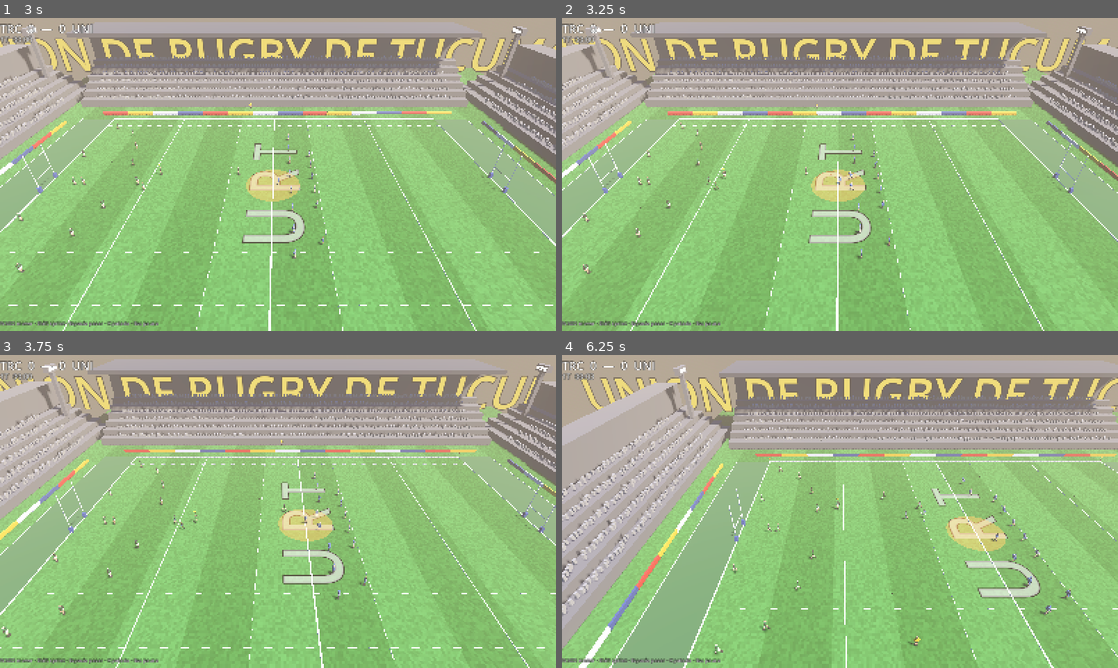
Above: before the commit, frames 1-4 (two rows, left to right).
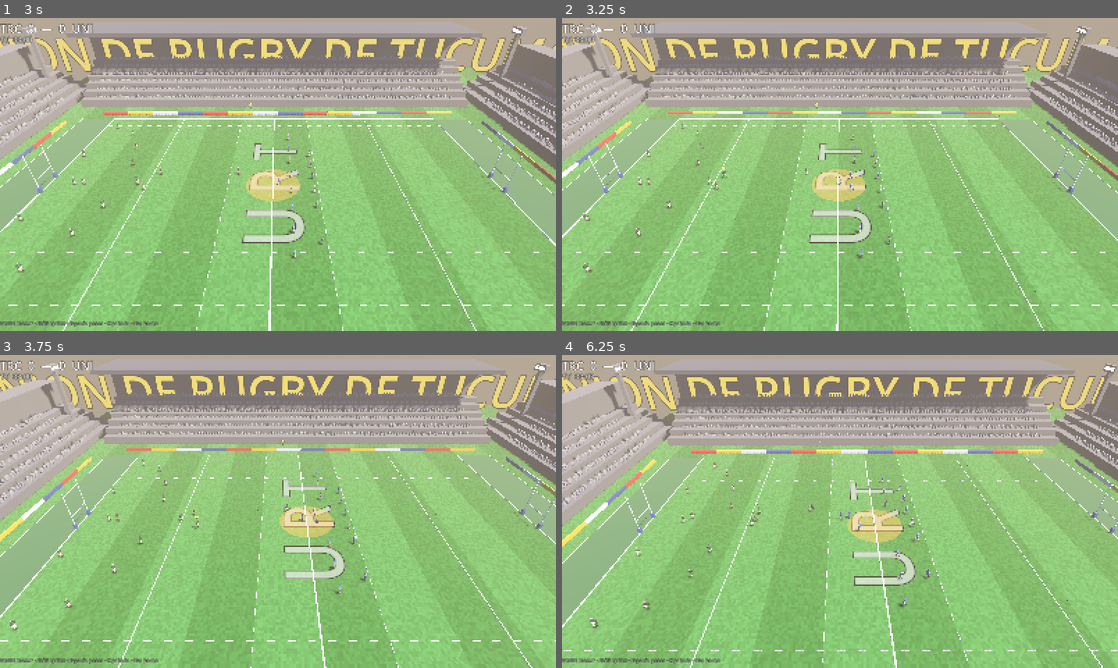
Above: after the commit, the same moments.

Repository: ezealiprandi/rugby-3d
Game: Godot game, scene res://scenes/main.tscn
Same seed, same stepped clock (60 frames per second), same inputs: the game is played once before the commit and once after it.
Inputs (mouse positions are in pixels of both pictures, inside the frame that each line leads up to):
- Up to frame 1 (3 s): tap O at 0.5 s; move the mouse to (400, 158) at 0.52 s; hold D (move_right) 0.53-1.25 s; tap Space (pass) at 0.6 s; click "Tucumán Rugby Club (Yerba Bue…" at 1.25 s; click "Universitario Rugby Club (S.M…" at 2 s; move the mouse to (166, 190) at 2.77 s; hold S (move_down) from 2.78 s (still down); tap Enter (confirm) at 2.85 s
- Up to frame 2 (3.25 s): keep holding S (move_down); tap Space (pass) at 3.05 s
- Up to frame 3 (3.75 s): move the mouse to (333, 442) at 3.52 s; release S (move_down) at 3.53 s; hold D (move_right) from 3.53 s (still down); tap G (dropgoal) at 3.6 s
- Up to frame 4 (6.25 s): tap Space (pass) at 3.8, 4.55, 5.3, 5.85 s; move the mouse to (812, 574) at 4.27 s; release D (move_right) at 4.28 s; hold W (move_up) 4.28-5.03 s; tap J (fend) at 4.35 s; move the mouse to (1006, 558) at 5.02 s; hold A (move_left) from 5.03 s (still down); tap K (kick) at 5.1 s; tap R (restart) at 5.65 s; move the mouse to (673, 464) at 5.77 s

Frame 1 is identical in both runs. In frame 2, 2.6% of the frame differs, in the area x 0-100%, y 3-100%; in frame 3, 12%; in frame 4, 36%, in the area x 0-100%, y 1-100%.

Commit message:
Replay de tries, maul, lluvia, stats post-partido y penal con 10m
- Buffer de posiciones reproduce los últimos 2.5s del try en cámara broadcast
- Maul tras lineout: los forwards empujan, puede llegar al try o colapsar a scrum
- Lluvia aleatoria (30%): partículas, cielo oscuro, pelota más resbaladiza
- Posesión/tries/placajes en el mensaje final del partido
- Defensores retroceden 10m en los penales

Generated with [Devin](https://devin.ai)

Co-Authored-By: Devin <158243242+devin-ai-integration[bot]@users.noreply.github.com>

Diff:
--- a/scripts/field.gd
+++ b/scripts/field.gd
@@ -7,6 +7,10 @@
 const TRY := 50.0
 const DEAD := 60.0
 const WHITE := Color(0.95, 0.95, 0.92)
+
+var env_node: WorldEnvironment
+var sun_node: DirectionalLight3D
+var rain: GPUParticles3D
 
 static func build(parent: Node3D) -> RugbyField:
 	var f := RugbyField.new()
@@ -59,6 +63,7 @@
 	env.fog_light_color = Color(0.75, 0.68, 0.6)
 	env.fog_light_energy = 0.5
 	we.environment = env
+	env_node = we
 	add_child(we)
 
 	var sun := DirectionalLight3D.new()
@@ -68,7 +73,53 @@
 	sun.directional_shadow_max_distance = 190.0
 	sun.light_energy = 1.1
 	sun.light_color = Color(1.0, 0.92, 0.8)             # luz cálida de atardecer
+	sun_node = sun
 	add_child(sun)
+
+
+# clima: lluvia oscurece el cielo, baja el sol y agrega partículas
+func set_weather(is_rain: bool) -> void:
+	if env_node != null:
+		env_node.environment.fog_density = 0.009 if is_rain else 0.0035
+		var psm := env_node.environment.sky.sky_material as ProceduralSkyMaterial
+		if psm != null:
+			psm.sky_top_color = Color(0.28, 0.3, 0.34) if is_rain \
+				else Color(0.16, 0.3, 0.62)
+			psm.sky_horizon_color = Color(0.45, 0.47, 0.5) if is_rain \
+				else Color(0.75, 0.62, 0.5)
+	if sun_node != null:
+		sun_node.light_energy = 0.55 if is_rain else 1.1
+	if is_rain:
+		if rain == null:
+			_make_rain()
+		rain.emitting = true
+	elif rain != null:
+		rain.emitting = false
+
+
+func _make_rain() -> void:
+	rain = GPUParticles3D.new()
+	rain.amount = 2500
+	rain.lifetime = 1.1
+	rain.visibility_aabb = AABB(Vector3(-60, -5, -70), Vector3(120, 40, 140))
+	var pm := ParticleProcessMaterial.new()
+	pm.emission_shape = ParticleProcessMaterial.EMISSION_SHAPE_BOX
+	pm.emission_box_extents = Vector3(58.0, 1.0, 68.0)
+	pm.direction = Vector3(0.12, -1.0, 0.0)
+	pm.initial_velocity_min = 22.0
+	pm.initial_velocity_max = 26.0
+	pm.gravity = Vector3.ZERO
+	rain.process_material = pm
+	rain.position = Vector3(0.0, 24.0, 0.0)
+	var quad := QuadMesh.new()
+	quad.size = Vector2(0.04, 0.7)
+	var rain_mat := StandardMaterial3D.new()
+	rain_mat.albedo_color = Color(0.7, 0.78, 0.85, 0.45)
+	rain_mat.transparency = BaseMaterial3D.TRANSPARENCY_ALPHA
+	rain_mat.billboard_mode = BaseMaterial3D.BILLBOARD_PARTICLES
+	quad.material = rain_mat
+	rain.draw_pass_1 = quad
+	add_child(rain)
 
 
 func _build_ground() -> void:
--- a/scripts/main.gd
+++ b/scripts/main.gd
@@ -11,7 +11,7 @@
 const PICKUP_RANGE := 1.4
 
 enum Phase { MENU, KICKOFF, PLAY, BREAKDOWN, SCRUM, LINEOUT, CONVERSION,
-	DROPOUT, PENALTY, SCORE, BETWEEN, END }
+	DROPOUT, PENALTY, SCORE, BETWEEN, END, REPLAY, MAUL }
 
 var players: Array[RugbyPlayer] = []
 var ball: RugbyBall
@@ -20,6 +20,7 @@
 var ui: RugbyUI
 var menu: RugbyMenu
 var referee: RugbyReferee
+var field: RugbyField
 
 # modos de juego: "friendly" | "tournament" | "practice"
 var mode := "friendly"
@@ -72,6 +73,22 @@
 var pen_count := [0, 0]
 var celebrating: RugbyPlayer = null
 
+# replay broadcast del try
+const REPLAY_LEN := 150                # frames grabados (~2.5s)
+var replay_buf: Array = []
+var replay_i := 0
+
+# maul
+var maul_team := -1
+var maul_dir := 1.0
+var pending_maul_team := -1   # se arma cuando el catcher agarra el lineout
+
+# clima y estadísticas
+var weather := "clear"
+var poss_t := [0.0, 0.0]
+var tries_n := [0, 0]
+var tackles_n := [0, 0]
+
 # audio
 var sfx_whistle: AudioStreamPlayer
 var sfx_crowd: AudioStreamPlayer
@@ -82,7 +99,7 @@
 	process_mode = Node.PROCESS_MODE_ALWAYS
 	rng.randomize()
 	_register_input()
-	RugbyField.build(self)
+	field = RugbyField.build(self)
 	_spawn_ball()
 	ball.global_position = Vector3(0.0, 0.6, 0.0)
 	cam = RugbyCam.new()
@@ -209,6 +226,15 @@
 	pen_count = [0, 0]
 	drop_goal_team = -1
 	celebrating = null
+	poss_t = [0.0, 0.0]
+	tries_n = [0, 0]
+	tackles_n = [0, 0]
+	pending_maul_team = -1
+	maul_team = -1
+	replay_buf.clear()
+	weather = "rain" if rng.randf() < 0.3 else "clear"
+	if field != null:
+		field.set_weather(weather == "rain")
 	first_kicker = 1   # el equipo del jugador recibe el saque inicial
 	if sfx_crowd.stream != null and not sfx_crowd.playing:
 		sfx_crowd.play()
@@ -229,6 +255,8 @@
 	away_idx = away
 	_spawn_players()
 	reset_for_kickoff(first_kicker)
+	if weather == "rain":
+		ui.show_message("🌧 Lluvia en Tucumán — la pelota resbala", 3.0)
 	if mode == "tournament":
 		ui.show_message("TORNEO URT · Fecha %d/%d · %s vs %s" %
 			[tour_pos + 1, tour_fixture.size(), _club_name(0), _club_name(1)], 3.0)
@@ -338,9 +366,23 @@
 				_do_kickoff()
 		Phase.PLAY:
 			clock += delta
+			_record_frame()
+			var poss_team: int = ball.carrier.team if ball.carrier != null \
+				else ball.last_touch_team
+			if poss_team >= 0:
+				poss_t[poss_team] += delta
+			if pending_maul_team >= 0 and ball.carrier != null:
+				if ball.carrier.team == pending_maul_team:
+					_start_maul(pending_maul_team)
+				pending_maul_team = -1
 			_check_clock()
 			_check_boundaries()
+		Phase.REPLAY:
+			_replay_step()
+		Phase.MAUL:
+			_update_maul(delta)
 		Phase.BREAKDOWN:
+			_record_frame()
 			phase_t -= delta
 			if phase_t <= 0.0:
 				_resolve_breakdown()
@@ -398,18 +440,25 @@
 	else:
 		phase = Phase.END
 		_whistle()
+		var total: float = poss_t[0] + poss_t[1]
+		var poss_pct := ""
+		if total > 1.0:
+			poss_pct = " · Posesión %d%%-%d%%" % [
+				int(poss_t[0] / total * 100), int(poss_t[1] / total * 100)]
+		var stats := "%s · Tries %d-%d · Placajes %d-%d" % [
+			poss_pct, tries_n[0], tries_n[1], tackles_n[0], tackles_n[1]]
 		if mode == "tournament":
 			if score[0] > score[1]:
 				tour_wins += 1
 			else:
 				tour_losses += 1
 			ui.show_message(
-				"FINAL · %s %d — %d %s · Torneo %dG-%dP · R fecha siguiente · M menú"
+				"FINAL · %s %d — %d %s · Torneo %dG-%dP%s · R fecha siguiente · M menú"
 				% [_club_name(0), score[0], score[1], _club_name(1),
-				tour_wins, tour_losses], 999.0)
+				tour_wins, tour_losses, stats], 999.0)
 		else:
-			ui.show_message("FINAL · %s %d — %d %s · R revancha · M menú" %
-				[_club_name(0), score[0], score[1], _club_name(1)], 999.0)
+			ui.show_message("FINAL · %s %d — %d %s%s · R revancha · M menú" %
+				[_club_name(0), score[0], score[1], _club_name(1), stats], 999.0)
 
 
 func _check_boundaries() -> void:
@@ -458,14 +507,45 @@
 			_event_dropout(def_team, "¡Pelota muerta! Drop-out de 22 para %s" % _club_name(def_team))
 
 
+func _record_frame() -> void:
+	var f := []
+	for p in players:
+		f.append(p.global_position)
+	for p in players:
+		f.append(p.visual.rotation.y if p.visual != null else 0.0)
+	f.append(ball.global_position)
+	replay_buf.append(f)
+	if replay_buf.size() > REPLAY_LEN:
+		replay_buf.pop_front()
+
+
+func _replay_step() -> void:
+	if replay_i >= replay_buf.size() - 1:
+		phase = Phase.SCORE
+		phase_t = 2.0
+		return
+	var f: Array = replay_buf[replay_i]
+	replay_i += 1
+	for i in players.size():
+		players[i].global_position = f[i]
+		if players[i].visual != null:
+			players[i].visual.rotation.y = f[players.size() + i]
+	ball.global_position = f[players.size() * 2]
+
+
 func _on_try(team: int) -> void:
 	score[team] += 5
+	tries_n[team] += 1
 	last_scoring_team = team
 	conv_spot_x = ball.carrier.global_position.x
-	phase = Phase.SCORE
-	phase_t = 2.0
 	var scorer := ball.carrier
 	celebrating = scorer
+	if replay_buf.size() > 30:
+		phase = Phase.REPLAY
+		replay_i = 0
+	else:
+		phase = Phase.SCORE
+		phase_t = 2.0
 	ball.release()
 	if scorer != null:
 		ball.global_position = scorer.global_position + Vector3(0, 0.3, 0)
@@ -475,7 +555,10 @@
 	_whistle()
 	if sfx_cheer.stream != null:
 		sfx_cheer.play()
-	ui.show_message("¡¡¡TRY de %s!!! +5" % _club_name(team), 2.2)
+	if phase == Phase.REPLAY:
+		ui.show_message("¡¡¡TRY de %s!!! +5 · REPLAY" % _club_name(team), 2.6)
+	else:
+		ui.show_message("¡¡¡TRY de %s!!! +5" % _club_name(team), 2.2)
 
 
 # ─── Patada a los palos estilo Rugby 25 (conversión +2 · penal +3) ──────────
@@ -626,6 +709,7 @@
 func on_tackle(tackler: RugbyPlayer, carrier: RugbyPlayer) -> void:
 	if phase != Phase.PLAY or carrier.tackled > 0.0:
 		return
+	tackles_n[tackler.team] += 1
 	tackler.tackled = 1.2
 	carrier.tackled = 1.2
 	pending_spot = carrier.global_position
@@ -729,7 +813,45 @@
 		ball.pass_from = null   # sin knock-on en el lineout
 	else:
 		ball.set_carrier(_nearest(catch_team, pending_spot, null, 999.0))
+	# si agarra limpio, se arma el maul y los forwards empujan
+	pending_maul_team = catch_team if rng.randf() < 0.7 else -1
 	phase = Phase.PLAY
+
+
+func _start_maul(team: int) -> void:
+	maul_team = team
+	maul_dir = float(attack_dir[team])
+	phase = Phase.MAUL
+	phase_t = 2.0
+	ui.flash_hint("¡MAUL! Empuja el pack")
+
+
+func _update_maul(delta: float) -> void:
+	phase_t -= delta
+	var c := ball.carrier
+	if c == null or c.team != maul_team:
+		phase = Phase.PLAY
+		return
+	# el maul avanza ~2.4 m/s empujado por los forwards
+	c.global_position.z += maul_dir * 2.4 * delta
+	c.global_position.x = lerpf(c.global_position.x, 0.0, delta * 0.3)
+	c.global_position.x = clampf(c.global_position.x,
+		-FIELD_HALF_W + 1.0, FIELD_HALF_W - 1.0)
+	# ¿el drive llegó al in-goal? try de maul
+	if c.global_position.z * maul_dir > TRY_Z:
+		_on_try(maul_team)
+		return
+	if phase_t <= 0.0:
+		if rng.randf() < 0.15:
+			# colapso ilegal: scrum para la defensa
+			_event_scrum(1 - maul_team, c.global_position,
+				"¡Maul colapsado! Scrum para %s" % _club_name(1 - maul_team))
+			return
+		# sale el 9 con la pelota
+		var nine := players[8 + maul_team * TEAM_SIZE]
+		if nine.tackled <= 0.0 and nine.sin_bin_t <= 0.0:
+			ball.set_carrier(nine)
+		phase = Phase.PLAY
 
 
 func _event_penalty(team: int, spot: Vector3, msg: String) -> void:
--- a/scripts/player.gd
+++ b/scripts/player.gd
@@ -225,6 +225,10 @@
 			return _seek(t, AI_JOG * 1.1) if t != global_position else Vector3.ZERO
 		RugbyGame.Phase.PLAY, RugbyGame.Phase.BREAKDOWN:
 			pass
+		RugbyGame.Phase.MAUL:
+			return _maul_ai()
+		RugbyGame.Phase.PENALTY:
+			return _penalty_ai()
 		_:
 			return Vector3.ZERO
 	if game.controlled == self:
@@ -300,6 +304,36 @@
 	return _seek(hold_pos, AI_JOG * 0.6)
 
 
+func _maul_ai() -> Vector3:
+	var c := game.ball.carrier
+	if c == null:
+		return Vector3.ZERO
+	var d := game.maul_dir
+	if team == game.maul_team:
+		if c == self:
+			return Vector3.ZERO        # al portador lo mueve el juego
+		if is_forward() and _team_rank(c.global_position) < 5:
+			return _seek(c.global_position -
+				Vector3((index % 3) - 1.0, 0.0, d * (1.0 + index % 2)), AI_JOG)
+		return _hold()
+	# los forwards rivales presionan el maul de frente
+	if is_forward() and _team_rank(c.global_position) < 3:
+		return _seek(c.global_position + Vector3(0.0, 0.0, d * 1.2), AI_JOG)
+	return _hold()
+
+
+func _penalty_ai() -> Vector3:
+	# los defensores retroceden 10m respetando el penal
+	if team != game.pending_team:
+		var d := float(game.attack_dir[game.pending_team])
+		var t := game.pending_spot - Vector3(0.0, 0.0, d * 10.0)
+		t.x = global_position.x * 0.6
+		return _seek(t, AI_JOG)
+	if is_nine():
+		return _seek(game.pending_spot, AI_CHASE)
+	return _hold()
+
+
 func _carrier_ai() -> Vector3:
 	var d := float(game.attack_dir[team])
 	var goal := Vector3(0.0, 0.0, d * 62.0)
@@ -398,6 +432,8 @@
 	if dxz < r:
 		if b.pass_from != null and b.pass_from.team == team and self != game.controlled:
 			var chance := 0.1 if b.pass_from != game.controlled else 0.04
+			if game.weather == "rain":
+				chance *= 1.8      # pelota mojada
 			if game.rng.randf() < chance:
 				game.on_knock_on(self)
 				return
--- a/tests/sim_rules.gd
+++ b/tests/sim_rules.gd
@@ -49,6 +49,12 @@
 		3:
 			if game.phase == RugbyGame.Phase.PLAY:
 				print("> lineout ok")
+				game.ball.set_carrier(game.players[4])   # lock del team0
+				game._start_maul(0)
+				st = 14
+		14:
+			if game.phase == RugbyGame.Phase.PLAY:
+				print("> maul ok")
 				game._event_dropout(0, "TEST dropout")
 				st = 4
 		4:
